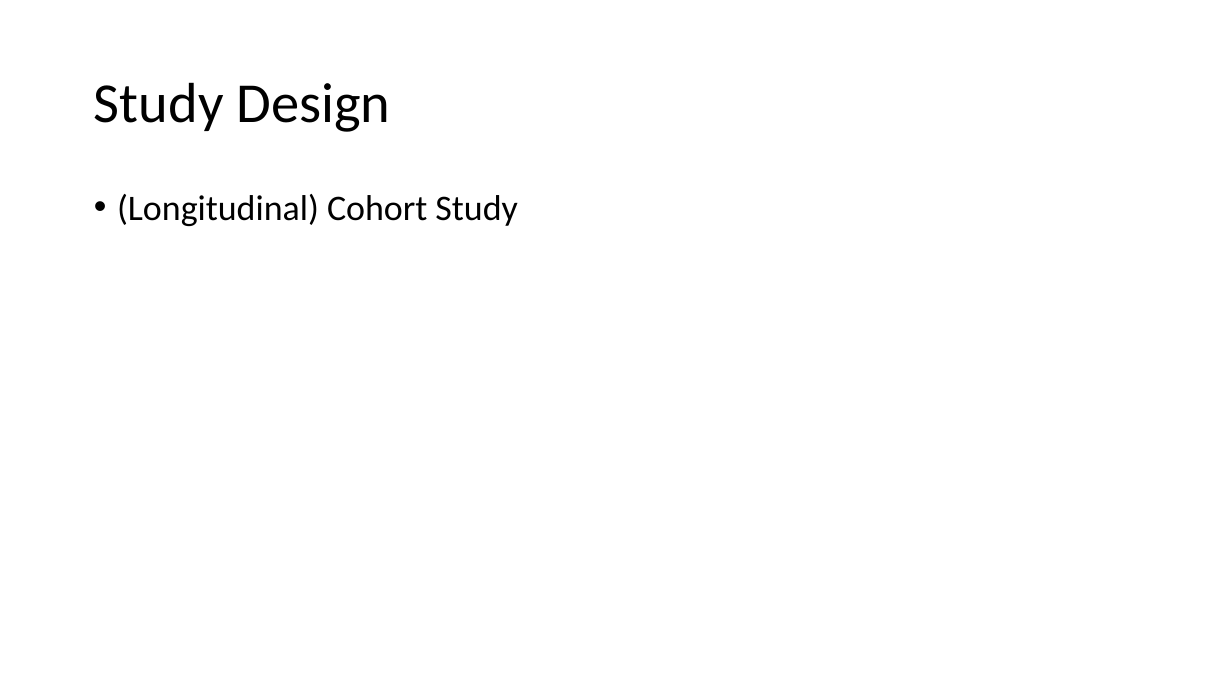
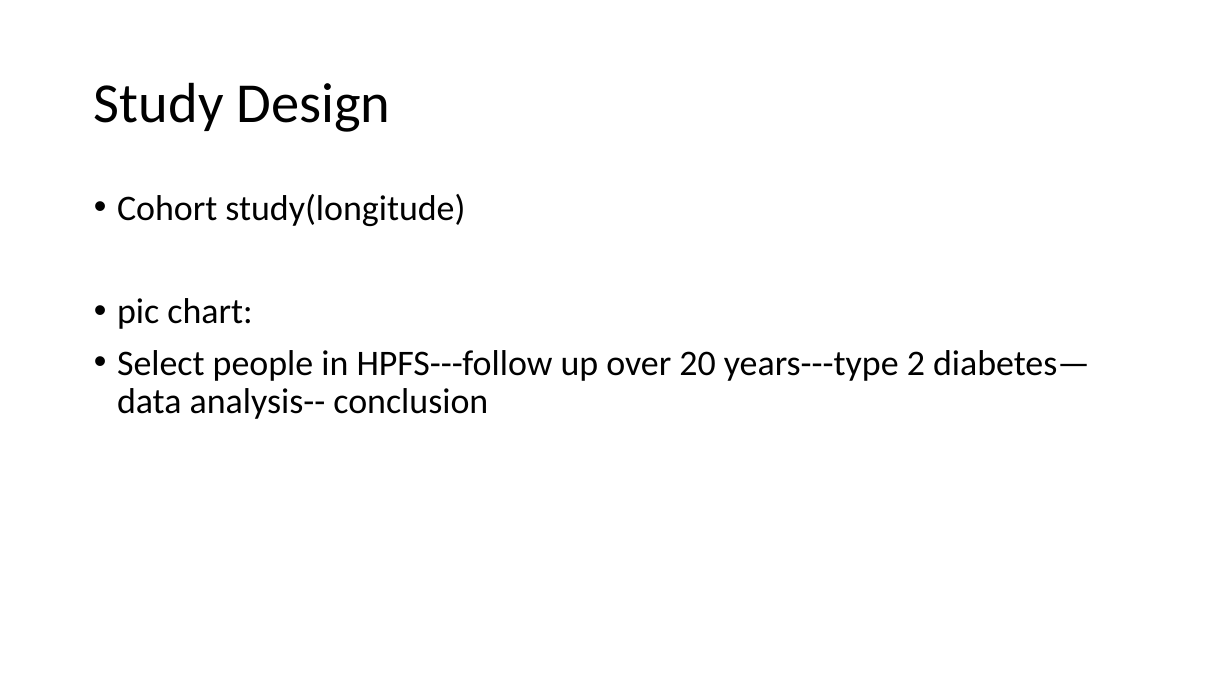
Before and after one commit to fta2112/Epi-Presentation, a slide deck: slide 13 of EpiGroup.pptx (slide 9 before the commit). Drawn at 1232x693 pixels with LibreOffice and Linux fonts; fonts in the diff are those of the drawing. Boxes give left, top, right and bottom in pixels: in the first picture for what was removed or moved away, otherwise in the second. Text is boxed around its words. In the diff, an @@ line names an element or a change of style, - is before the commit and + after.

```diff
--- a/EpiGroup.pptx
+++ b/EpiGroup.pptx
@@ text at [117,194,1090,419]: text changed @@
-• (Longitudinal) Cohort Study
+• Cohort study(longitude)
+• pic chart:
+• Select people in HPFS---follow up over 20 years---type 2 diabetes—data analysis-- conclusion
```
Also in this commit, not shown: 4 other slides changed, 7 slides added, 4 slides removed.
